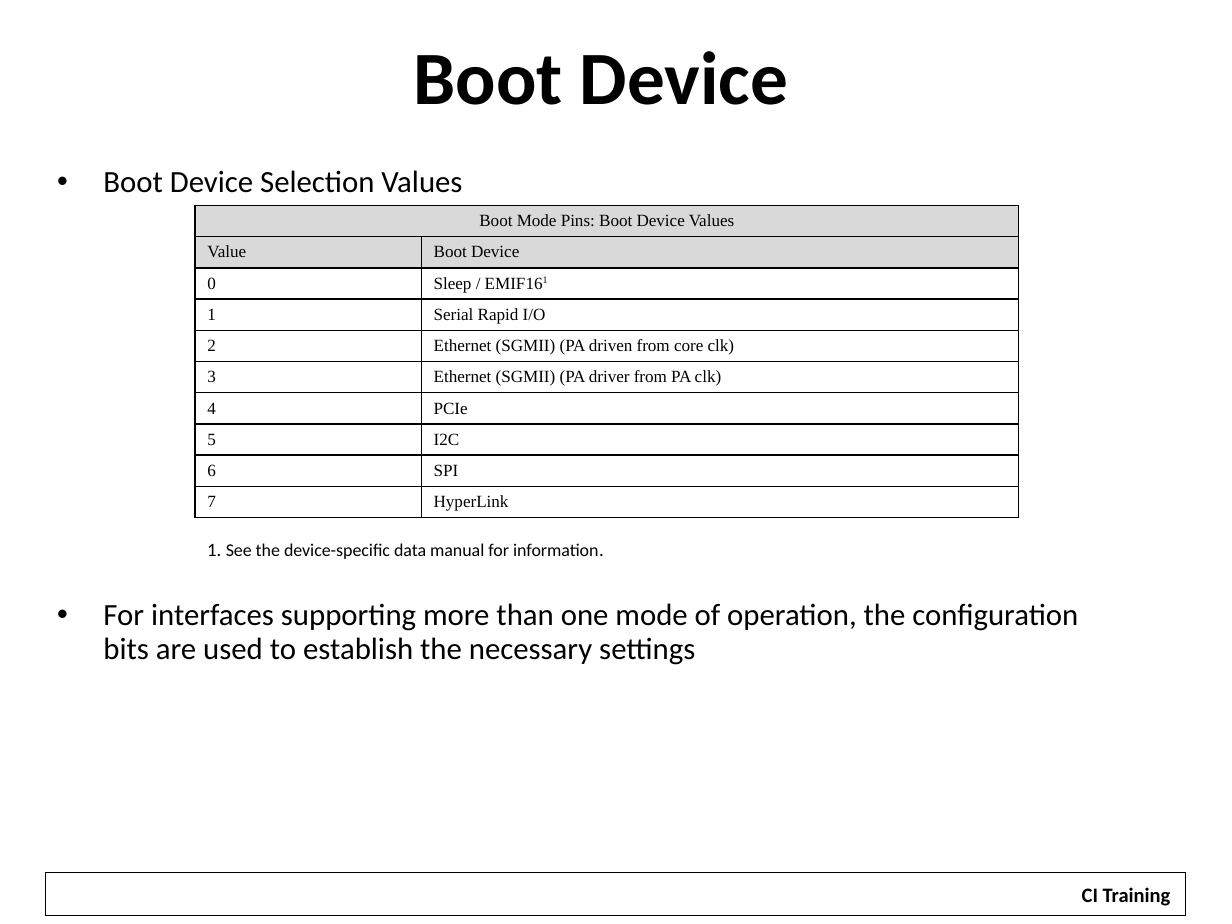
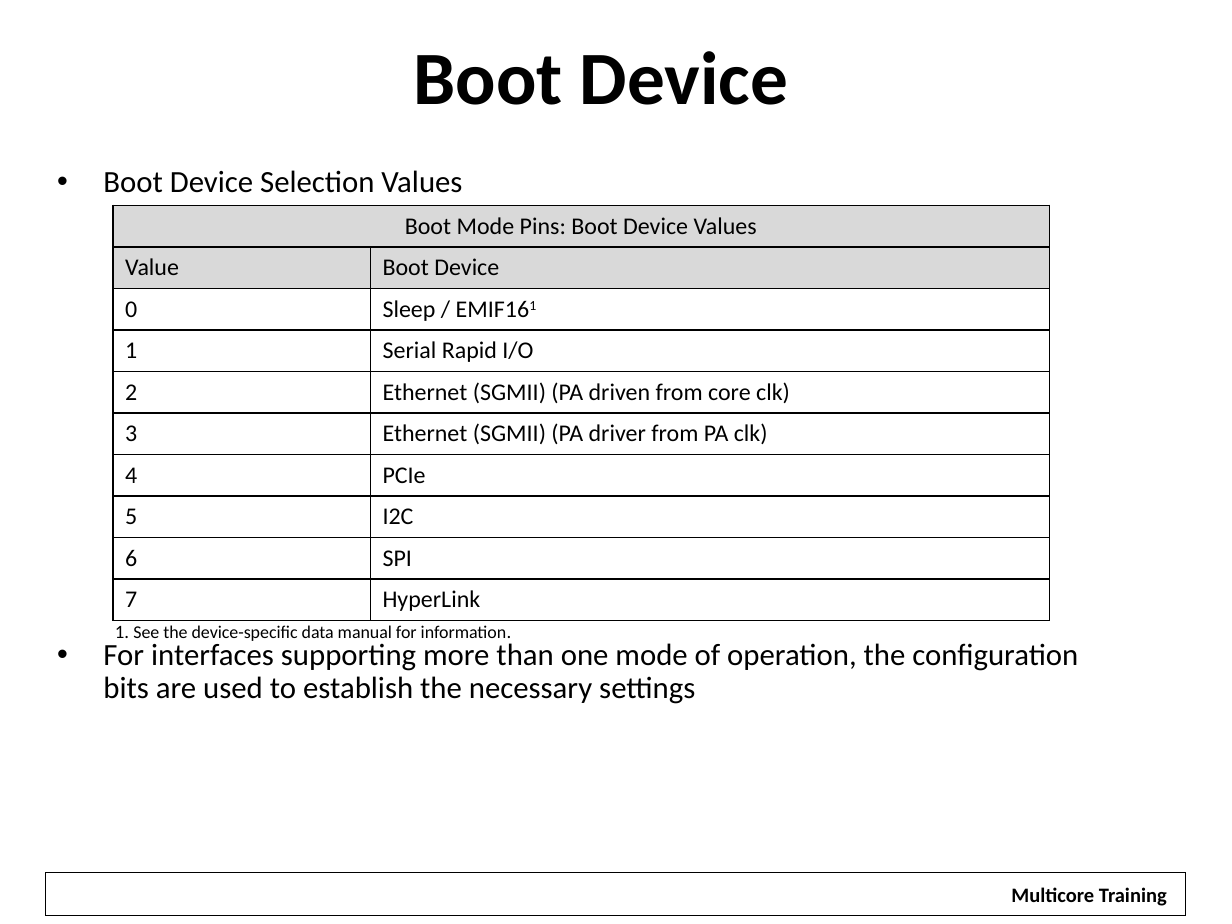
Before and after one commit to hari1989/keystone-workshop, a slide deck: slide 9 of slides/Keystone Bootloader.pptx. Drawn at 1232x924 pixels with LibreOffice and Linux fonts; fonts in the diff are those of the drawing; background and template pictures are left out. Boxes give left, top, right and bottom in pixels: in the first picture for what was removed or moved away, otherwise in the second. Text is boxed around its words. In the diff, an @@ line names an element or a change of style, - is before the commit and + after.

Commit message:
Updates for London Training

```diff
--- a/slides/Keystone Bootloader.pptx
+++ b/slides/Keystone Bootloader.pptx
@@ text "Boot Device Selection Values" rewrapped from (103,170,1078,665) to (103,170,1078,704) @@
@@ table at (113,206,1050,670) @@
@@ size 10 to 14 pt, font Times New Roman to Calibri @@
@@ table: place and size @@
-table at (195,206,1019,630)
+table at (113,206,1050,670)
@@ text "1. See the device-specific data ...": place and size @@
-text "1. See the device-specific data ..." at (207,543,604,559)
+text "1. See the device-specific data ..." at (115,625,512,644)
@@ rectangle "Multicore Training": place and size @@
-rectangle "Multicore Training" at (1068,876,1184,913)
+rectangle "Multicore Training" at (998,876,1180,913)
@@ text in rectangle at (1011,887,1167,906): text changed @@
-CI Training
+Multicore Training
```
Also in this commit, not shown: 30 other slides changed, 1 slide removed, 14 other files.
